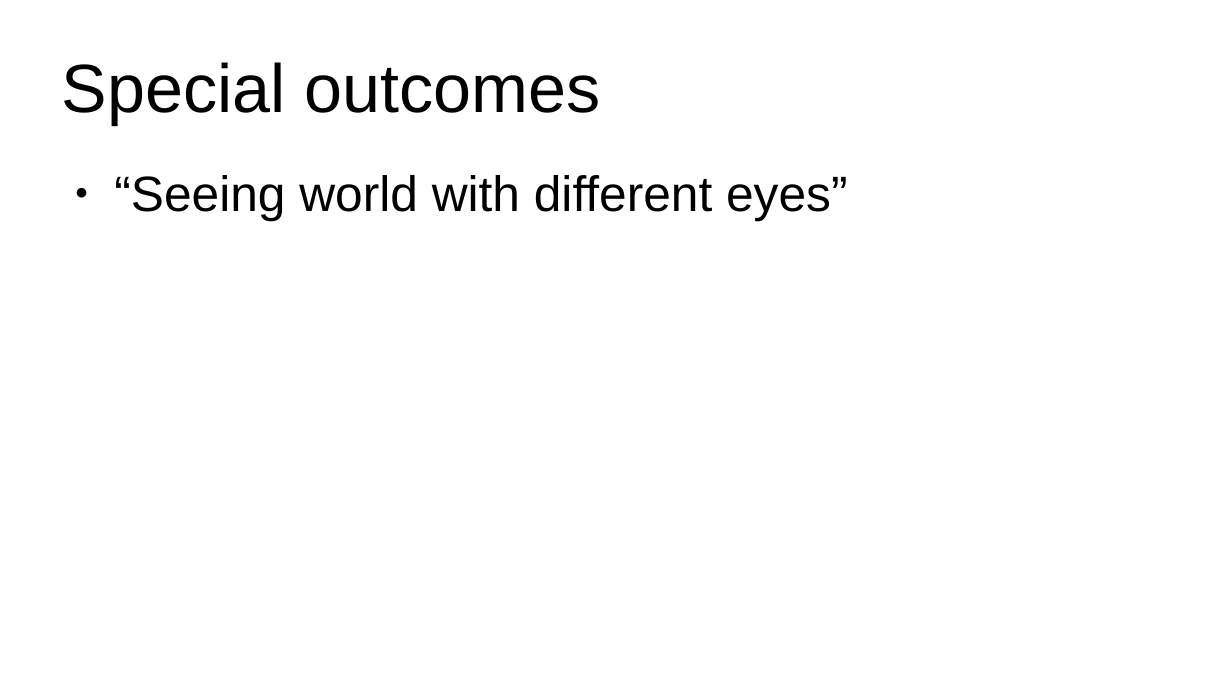
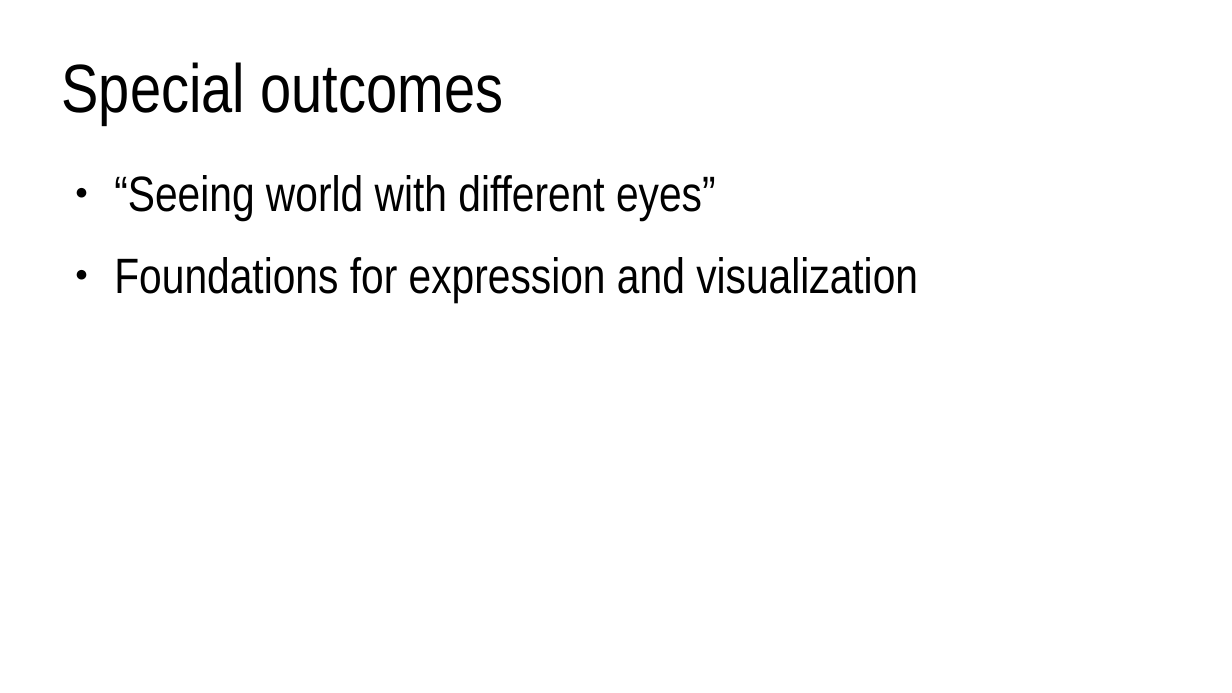
Before and after one commit to lorentzo/IntroductionToComputerGraphics, a slide deck: slide 22 of lectures/1_introduction/introduction.odp. Drawn at 1232x693 pixels with LibreOffice and Linux fonts; fonts in the diff are those of the drawing. Boxes give left, top, right and bottom in pixels: in the first picture for what was removed or moved away, otherwise in the second. Text is boxed around its words. In the diff, an @@ line names an element or a change of style, - is before the commit and + after.

```diff
--- a/lectures/1_introduction/introduction.odp
+++ b/lectures/1_introduction/introduction.odp
@@ title "Special outcomes" at bbox=[62, 62, 504, 125]: font Arial to Arial Narrow @@
@@ text at bbox=[114, 175, 716, 221]: font Arial to Arial Narrow in "“Seeing world with different eyes”" @@
@@ text at bbox=[114, 257, 918, 303]: paragraph added @@
+● Foundations for expression and visualization
```
Also in this commit, not shown: 2 other files.
